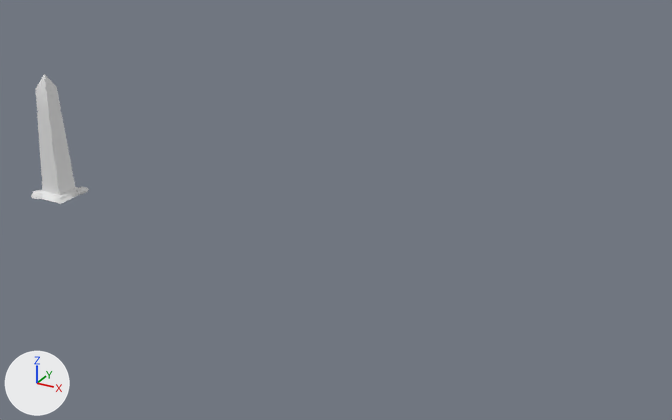
One commit to the FBX model Assets/3D Models/AntigoEgito/FBX_Egito/Obelisco.fbx: the scene before it, then after it.
Camera for both pictures: a camera (50 mm lens) standing at (18.7, -27.2, 15.7) and looking at (3.5, 0.5, 1.9). Lighting does not change. The marker at lower left points along +X, +Y and +Z. Where no turn or scale is listed for an object, it has been applied to the vertices.

In view in the first picture: 'Obelisco'.
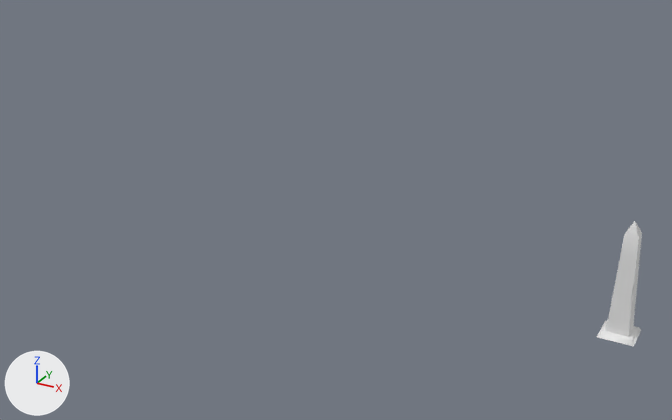
Location of each change, [x1, y1, x2, y2] in pixels of the pictures (672 x 420 px; the box of a moved part takes in the faces that stretch with it):
'Obelisco', reshaped, moved (22% narrower)
    before: [31, 74, 89, 204]
    after: [597, 221, 642, 346]
part 1 of me_obelisco, moved or reshaped
    before: [36, 74, 80, 204]
    after: [597, 221, 642, 346]
part 2 of me_obelisco, deleted
    before: [31, 190, 42, 199]
part 3 of me_obelisco, deleted
    before: [77, 187, 89, 195]

Edits to the bpy script that builds the scene:
```text
Change me_obelisco:
    where me_obelisco.from_pydata(...)  # 136 vertices, 129 faces; spans x -0.94..0.95, y -0.9..0.88, z 0.0..5.4
    used by ob_obelisco; location = (-10.02, 0.0, 0.0)
    me_obelisco part 1: the loose piece of 84 vertices spanning x -0.82..0.81, y -0.79..0.78, z 0.01..5.4 is scaled about the mesh origin by (0.726, 0.726, 0.742)
    me_obelisco part 2: the loose piece of 34 vertices spanning x -0.94..-0.26, y -0.9..-0.27, z 0.0..0.27 is deleted
    me_obelisco part 3: the loose piece of 18 vertices spanning x 0.48..0.95, y 0.35..0.88, z 0.0..0.28 is deleted
Change ob_obelisco:
    ob_obelisco.location: (-10.02, 0.0, 0.0) -> (14.17, 0.0, 0.0)
```
